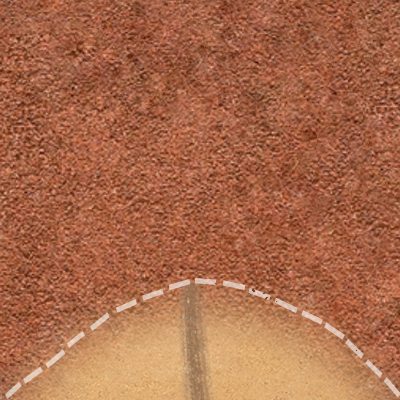
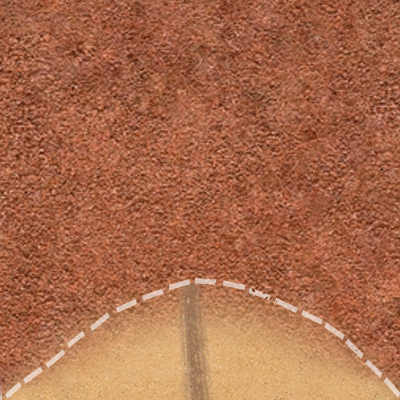
Before/after of a 400px x 400px layered artwork. What changed in the layer stack:
painted on "Слой 2" over [0, 352, 400, 400]
